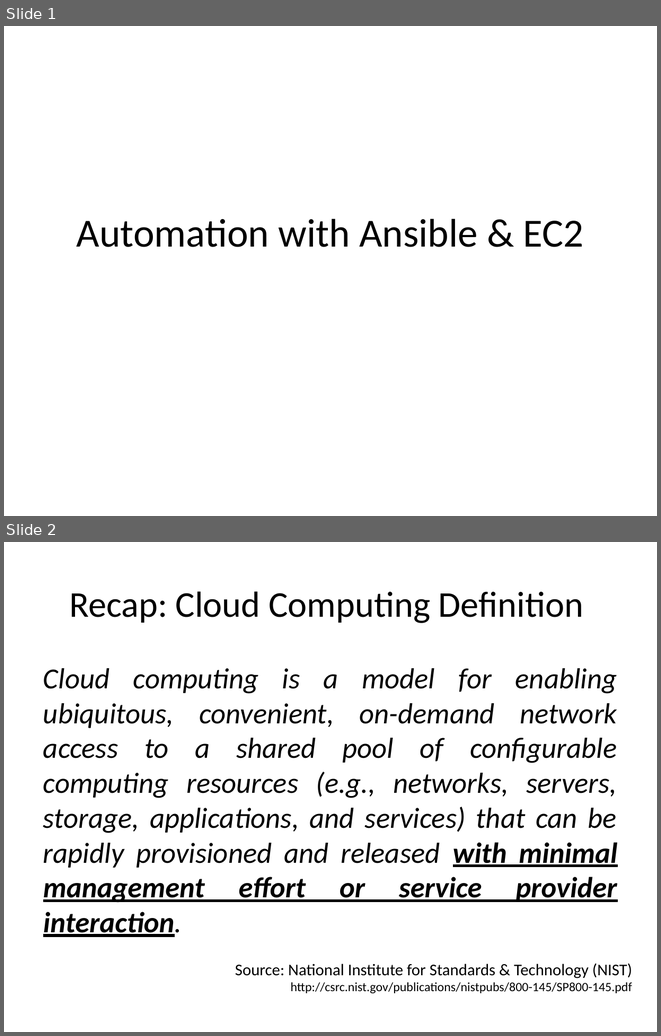
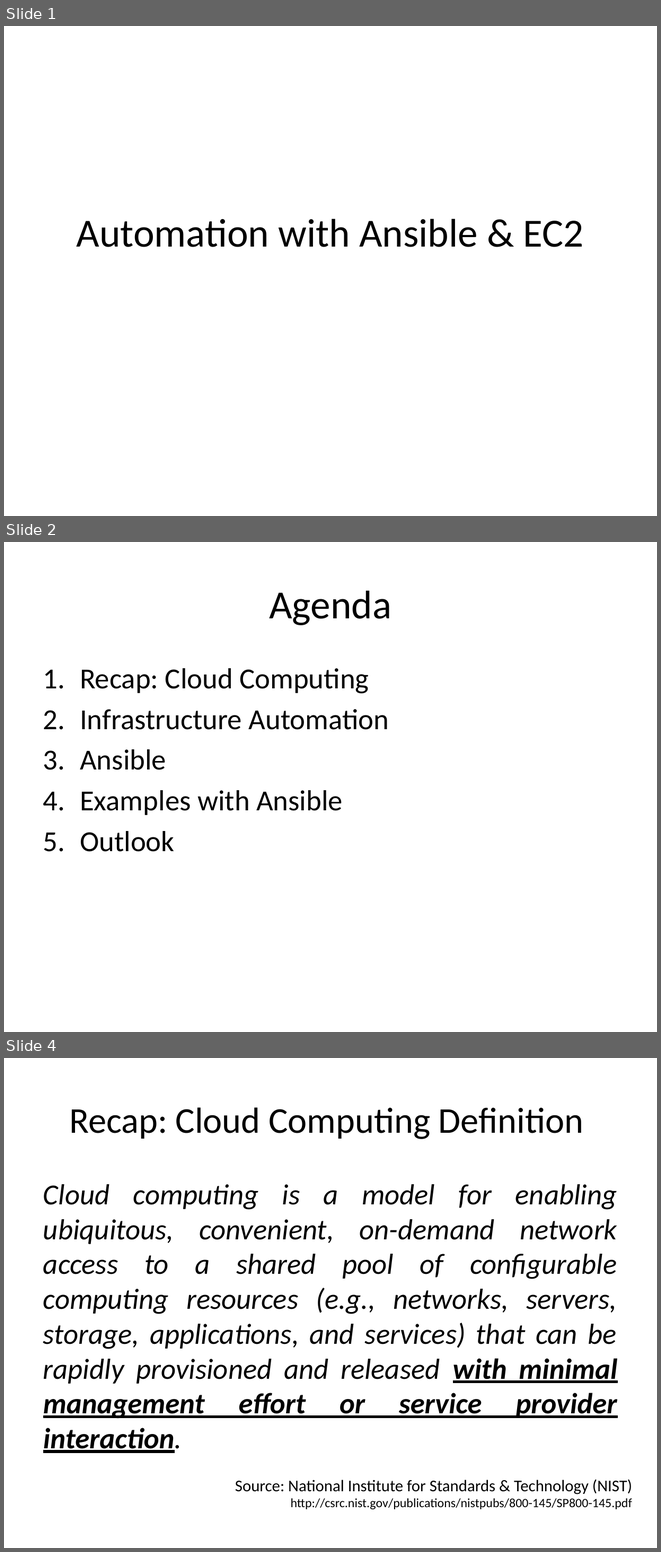
Before and after one commit to Hingo/ansible_meteor, a slide deck: presentation/slide_deck.pptx. Shown one above the other, each under a label of ours: slides 1 and 2 before the commit, slides 1, 2 and 4 after it; the slides between them are not shown. The pictures are 661x1036 and 661x1552 pixels, drawn with LibreOffice and Linux fonts; fonts in the diff are those of the drawing. Boxes give left, top, right and bottom in pixels: in the first picture for what was removed or moved away, otherwise in the second. Text is boxed around its words. In the diff, an @@ line names an element or a change of style, - is before the commit and + after.

```diff
--- a/presentation/slide_deck.pptx
+++ b/presentation/slide_deck.pptx
@@ slide 2 added at (x1=4, y1=542, x2=657, y2=1032), background #FFFFFF @@
@@ title added at (x1=269, y1=590, x2=391, y2=625), 44 pt, text #000000 @@
+Agenda
@@ text added at (x1=80, y1=668, x2=389, y2=852), 32 pt, text #000000 @@
+1. Recap: Cloud Computing
+2. Infrastructure Automation
+3. Ansible
+4. Examples with Ansible
+5. Outlook
@@ what was slide 2 is now slide 4 @@
```
Also in this commit, not shown: 4 slides changed, 8 other slides added.
